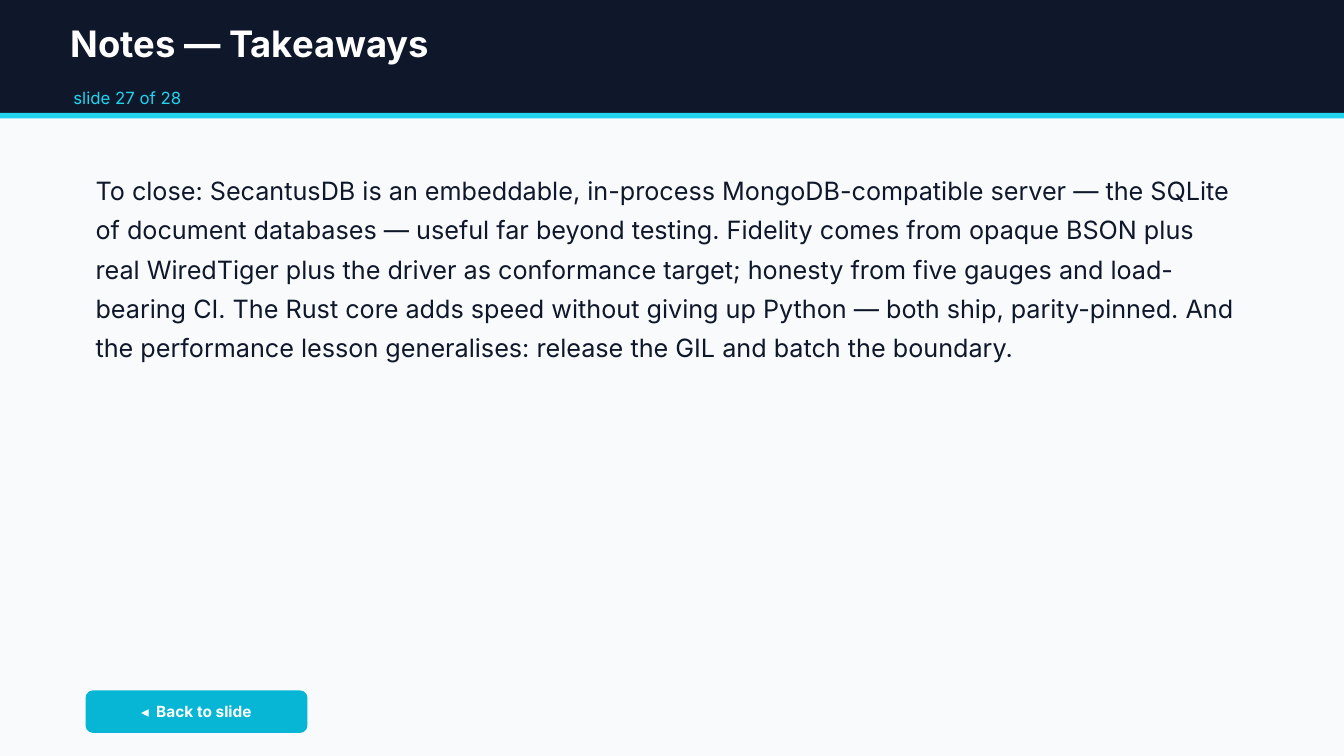
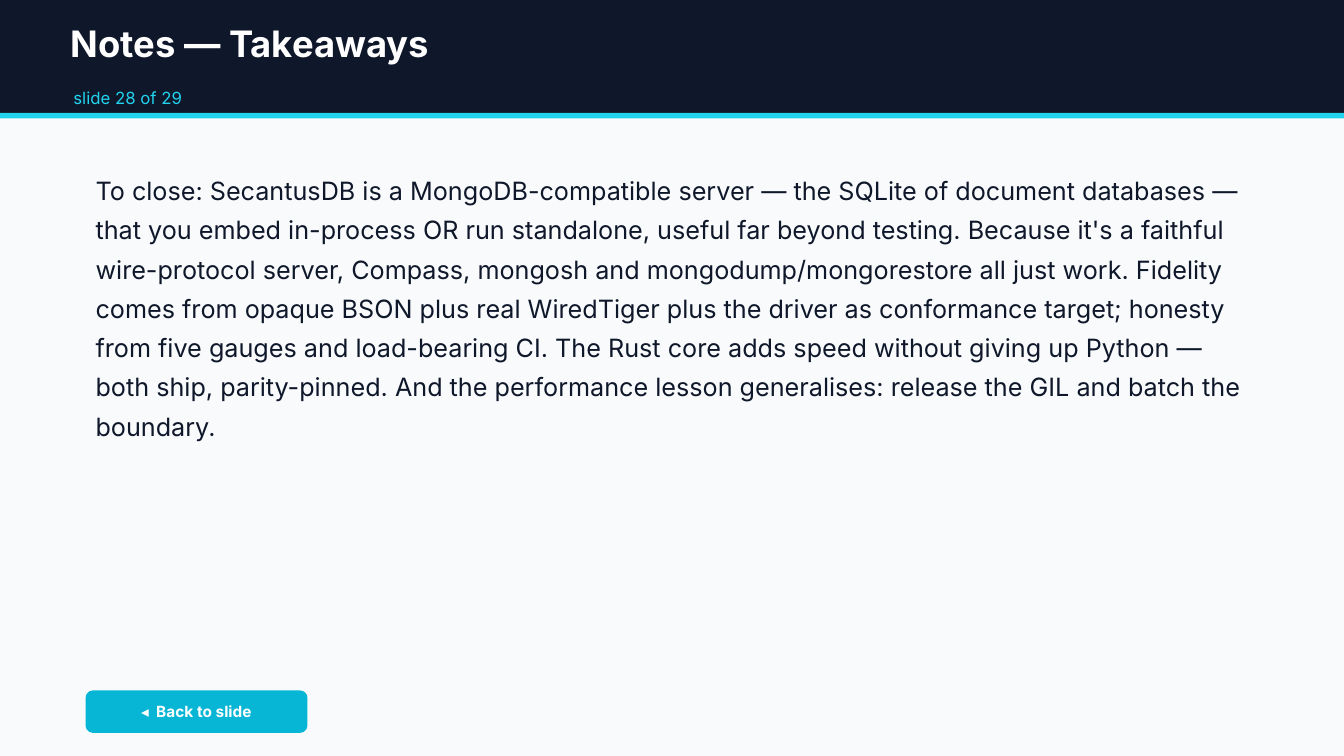
Before and after one commit to jdrumgoole/SecantusDB, a slide deck: slide 58 of docs/presentations/SecantusDB-overview.pptx (slide 56 before the commit). Drawn at 1344x756 pixels with LibreOffice and Linux fonts; fonts in the diff are those of the drawing. Boxes give left, top, right and bottom in pixels: in the first picture for what was removed or moved away, otherwise in the second. Text is boxed around its words. In the diff, an @@ line names an element or a change of style, - is before the commit and + after.

```diff
--- a/docs/presentations/SecantusDB-overview.pptx
+++ b/docs/presentations/SecantusDB-overview.pptx
@@ text at [73, 91, 182, 104]: text changed @@
-slide 27 of 28
+slide 28 of 29
@@ text at [96, 181, 1240, 441]: text changed @@
-To close: SecantusDB is an embeddable, in-process MongoDB-compatible server — the SQLite of document databases — useful far beyond testing. Fidelity comes from opaque BSON plus real WiredTiger plus the driver as conformance target; honesty from five gauges and load-bearing CI. The Rust core adds speed without giving up Python — both ship, parity-pinned. And the performance lesson generalises: release the GIL and batch the boundary.
+To close: SecantusDB is a MongoDB-compatible server — the SQLite of document databases — that you embed in-process OR run standalone, useful far beyond testing. Because it's a faithful wire-protocol server, Compass, mongosh and mongodump/mongorestore all just work. Fidelity comes from opaque BSON plus real WiredTiger plus the driver as conformance target; honesty from five gauges and load-bearing CI. The Rust core adds speed without giving up Python — both ship, parity-pinned. And the performance lesson generalises: release the GIL and batch the boundary.
```
Also in this commit, not shown: 30 other slides changed, 2 slides added, 1 other file.
